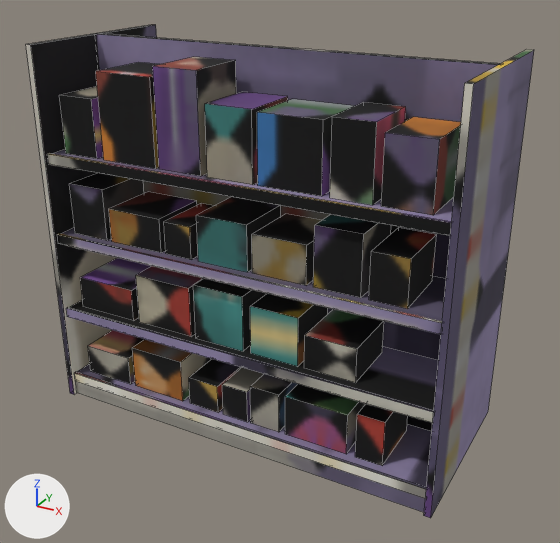
An edit to the FBX model Assets/_Project/Art/Models/Environment/Shelf_Aisle_2m.fbx, drawn before and after from the same camera.
One viewpoint serves both versions: a camera (50 mm lens) standing at (1.69, -3.01, 2.26) and looking at (0.05, -0.04, 0.77). The axes (+X, +Y, +Z) are drawn at lower left. The lights are the same throughout. The picture after the commit comes second. Mesh edges are drawn as thin lines. Where no turn or scale is listed for an object, it has been applied to the vertices.

The scene before the commit, as lines of its bpy script (objects in view):
```python
me_shelf_aisle_2m = bpy.data.meshes.new('Shelf_Aisle_2m')
me_shelf_aisle_2m.from_pydata(...)  # 568 vertices, 317 faces; spans x -1.0..1.0, y -0.45..0.45, z 0.0..1.8
me_shelf_aisle_2m.materials.append(mat_m_env_kit)  # picture img_env_kit_basecolor_png
ob_shelf_aisle_2m = bpy.data.objects.new('Shelf_Aisle_2m', me_shelf_aisle_2m)
ob_shelf_aisle_2m.location = (0.0, 0.0, 0.0)
```
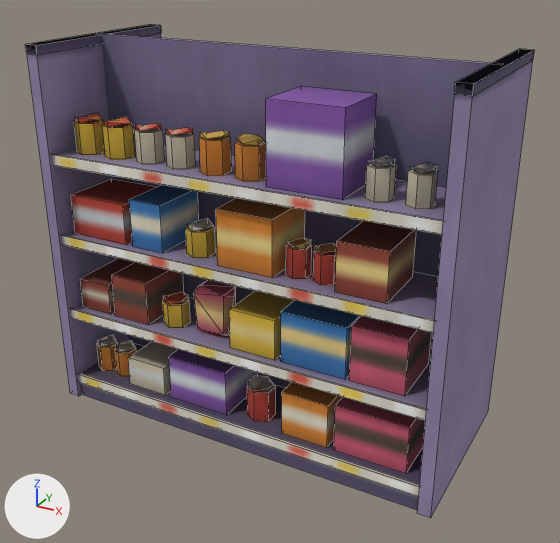
Where the change shows, as pixel boxes (x1, y1, x2, y2) in the pictures (560 x 543 px; the box of a moved part takes in the faces that stretch with it):
'Shelf_Aisle_2m', reshaped
    before: (26, 25, 534, 518)
    after: (25, 25, 535, 518)
part 1 of me_shelf_aisle_2m, moved or reshaped
    before: (132, 339, 212, 401)
    after: (128, 342, 178, 395)
part 2 of me_shelf_aisle_2m, moved or reshaped
    before: (189, 359, 242, 412)
    after: (169, 349, 258, 415)
part 3 of me_shelf_aisle_2m, moved or reshaped
    before: (250, 293, 328, 366)
    after: (282, 382, 342, 448)
part 4 of me_shelf_aisle_2m, moved or reshaped
    before: (355, 404, 408, 466)
    after: (334, 397, 425, 473)
part 5 of me_shelf_aisle_2m, moved or reshaped
    before: (136, 266, 203, 337)
    after: (112, 262, 184, 325)
part 6 of me_shelf_aisle_2m, moved or reshaped
    before: (193, 278, 267, 351)
    after: (229, 291, 294, 360)
part 7 of me_shelf_aisle_2m, moved or reshaped
    before: (304, 309, 384, 383)
    after: (281, 300, 361, 380)
part 8 of me_shelf_aisle_2m, moved or reshaped
    before: (369, 228, 436, 309)
    after: (349, 316, 431, 396)
part 9 of me_shelf_aisle_2m, moved or reshaped
    before: (109, 192, 197, 253)
    after: (129, 185, 199, 253)
part 10 of me_shelf_aisle_2m, moved or reshaped
    before: (196, 197, 281, 272)
    after: (216, 198, 305, 278)
part 11 of me_shelf_aisle_2m, moved or reshaped
    before: (314, 215, 391, 298)
    after: (335, 221, 416, 304)
part 12 of me_shelf_aisle_2m, moved or reshaped
    before: (257, 99, 355, 196)
    after: (266, 86, 377, 200)
part 13 of me_shelf_aisle_2m, added (purple)
    after: (454, 49, 535, 96)
part 14 of me_shelf_aisle_2m, added (purple)
    after: (25, 25, 161, 55)
part 15 of me_shelf_aisle_2m, deleted
    before: (285, 384, 366, 454)
part 16 of me_shelf_aisle_2m, cut back
    before: (59, 57, 461, 432)
    after: (74, 113, 438, 421)
part 17 of me_shelf_aisle_2m, surface changed
    both: (26, 25, 533, 518)

The edits, one by one:
me_shelf_aisle_2m is used by ob_shelf_aisle_2m; location (0.0, 0.0, 0.0).
me_shelf_aisle_2m had 568 vertices, 317 faces and spanned x -1.0..1.0, y -0.45..0.45, z 0.0..1.8.
me_shelf_aisle_2m now has 986 vertices, 675 faces and spans x -1.0..1.0, y -0.45..0.45, z 0.0..1.8.
me_shelf_aisle_2m part 1: the loose piece of 8 vertices spanning x -0.61..-0.32, y -0.37..-0.07, z 0.12..0.34 is scaled about its middle by (0.753, 1, 0.69), then moved by (-0.07, 0.0, -0.03).
me_shelf_aisle_2m part 2: the loose piece of 8 vertices spanning x -0.27..-0.11, y -0.37..-0.07, z 0.12..0.27 is scaled about its middle by (1.97, 1, 1.6), then moved by (-0.03, 0.0, 0.04).
me_shelf_aisle_2m part 3: the loose piece of 8 vertices spanning x 0.08..0.32, y -0.37..-0.07, z 0.5..0.74 is moved by (0.16, 0.0, -0.39).
me_shelf_aisle_2m part 4: the loose piece of 8 vertices spanning x 0.61..0.74, y -0.37..-0.07, z 0.12..0.35 is scaled about its middle by (2.66, 1, 1.05), then moved by (0.0, 0.0, 0.01).
me_shelf_aisle_2m part 5: the loose piece of 8 vertices spanning x -0.55..-0.25, y -0.37..-0.07, z 0.5..0.75 is scaled about its middle by (0.677, 1, 0.871), then moved by (-0.2, 0.0, -0.02).
me_shelf_aisle_2m part 6: the loose piece of 8 vertices spanning x -0.22..0.04, y -0.37..-0.07, z 0.5..0.78 is scaled about its middle by (0.894, 1, 0.712), then moved by (0.18, 0.0, -0.04).
me_shelf_aisle_2m part 7: the loose piece of 8 vertices spanning x 0.36..0.6, y -0.37..-0.07, z 0.5..0.66 is scaled about its middle by (1.28, 1, 1.52), then moved by (-0.08, 0.0, 0.04).
me_shelf_aisle_2m part 8: the loose piece of 8 vertices spanning x 0.64..0.81, y -0.37..-0.07, z 0.9..1.11 is scaled about its middle by (1.52, 1, 1.26), then moved by (-0.03, 0.0, -0.37).
me_shelf_aisle_2m part 9: the loose piece of 8 vertices spanning x -0.68..-0.39, y -0.37..-0.07, z 0.9..1.06 is scaled about its middle by (0.589, 1, 1.4), then moved by (0.07, 0.0, 0.03).
me_shelf_aisle_2m part 10: the loose piece of 8 vertices spanning x -0.18..0.07, y -0.37..-0.07, z 0.9..1.12 is scaled about its middle by (1.08, 1, 1.2), then moved by (0.11, 0.0, 0.02).
me_shelf_aisle_2m part 11: the loose piece of 8 vertices spanning x 0.39..0.61, y -0.37..-0.07, z 0.9..1.17 is scaled about its middle by (1.06, 1, 0.816), then moved by (0.11, 0.0, -0.03).
me_shelf_aisle_2m part 12: the loose piece of 8 vertices spanning x 0.13..0.42, y -0.37..-0.07, z 1.3..1.6 is scaled about its middle by (1.17, 1, 1.18), then moved by (0.06, 0.0, 0.03).
me_shelf_aisle_2m part 13: a new loose piece, a box spanning x 0.938..1.002, y -0.45..0.45, z 1.76..1.8, in mat_m_env_kit (picture img_env_kit_basecolor_png).
me_shelf_aisle_2m part 14: a new loose piece, a box spanning x -1.002..-0.938, y -0.45..0.45, z 1.76..1.8, in mat_m_env_kit (picture img_env_kit_basecolor_png).
me_shelf_aisle_2m part 15: the loose piece of 8 vertices spanning x 0.26..0.57, y -0.37..-0.07, z 0.12..0.32 is deleted.
me_shelf_aisle_2m part 16: 36 vertices moved from x -0.97..0.97, y -0.45..0.45, z 0.0..1.8 to x -0.94..0.94, y -0.45..0.45, z 0.0..1.8; 160 vertices removed from x -0.91..0.88, y -0.37..0.37, z 0.12..1.74; 542 vertices added at x -0.91..0.85, y -0.35..0.35, z 0.12..1.54.
me_shelf_aisle_2m part 17: 123 kept faces spanning x -1.0..1.0, y -0.45..0.45, z 0.0..1.8 get new texture (UV) coordinates.
Other edits to the shape of me_shelf_aisle_2m do not show in these pictures.
